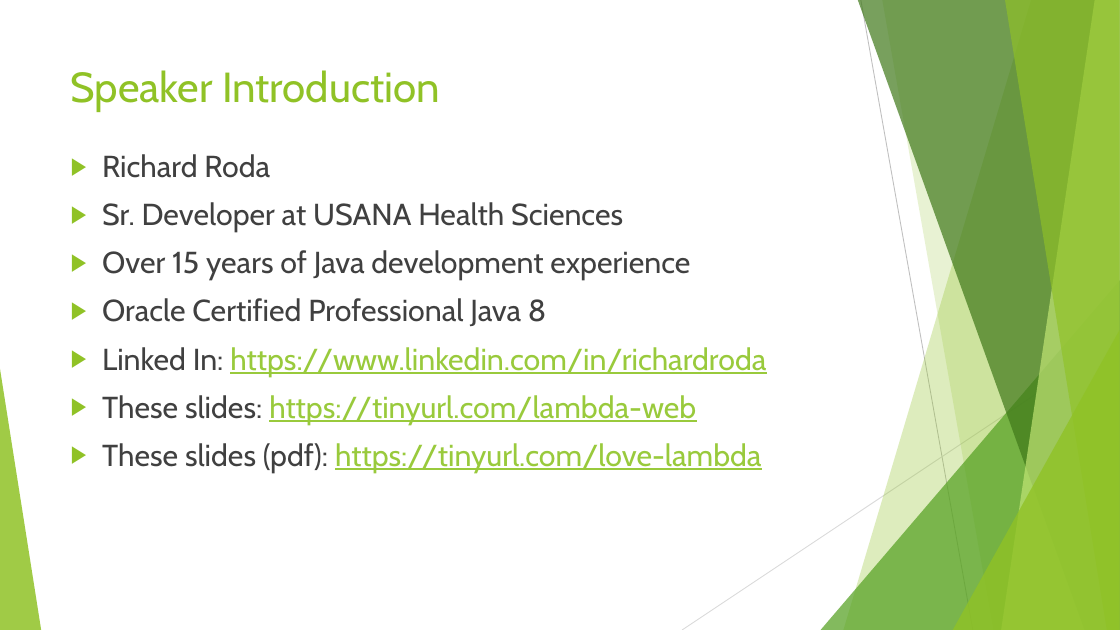
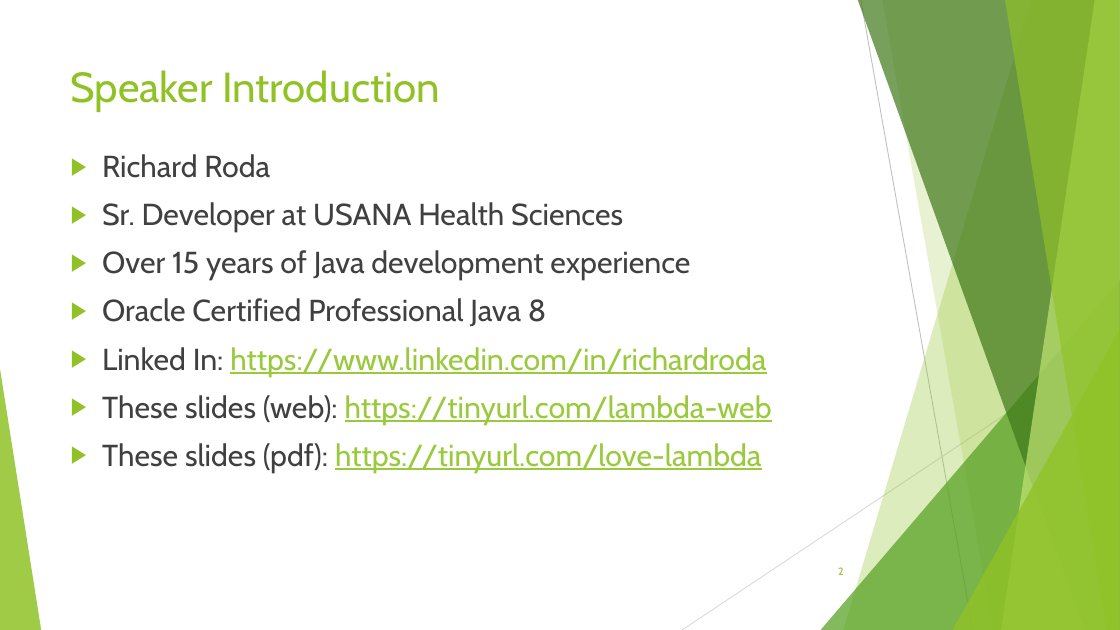
Before and after one commit to RichardRoda/2017-CodePaLOUsa-Lambda, a slide deck: slide 2 of Learning to Love the Lambda in the Stream.pptx. Drawn at 1120x630 pixels with LibreOffice and Linux fonts; fonts in the diff are those of the drawing. Boxes give left, top, right and bottom in pixels: in the first picture for what was removed or moved away, otherwise in the second. Text is boxed around its words. In the diff, an @@ line names an element or a change of style, - is before the commit and + after.

```diff
--- a/Learning to Love the Lambda in the Stream.pptx
+++ b/Learning to Love the Lambda in the Stream.pptx
@@ text at [102, 395, 772, 425]: text changed @@
-▶ These slides: https://tinyurl.com/lambda-web
+▶ These slides (web): https://tinyurl.com/lambda-web
@@ page number added at [838, 567, 844, 575], 9 pt, text #90C226 @@
+2
```
Also in this commit, not shown: 63 other slides changed.
